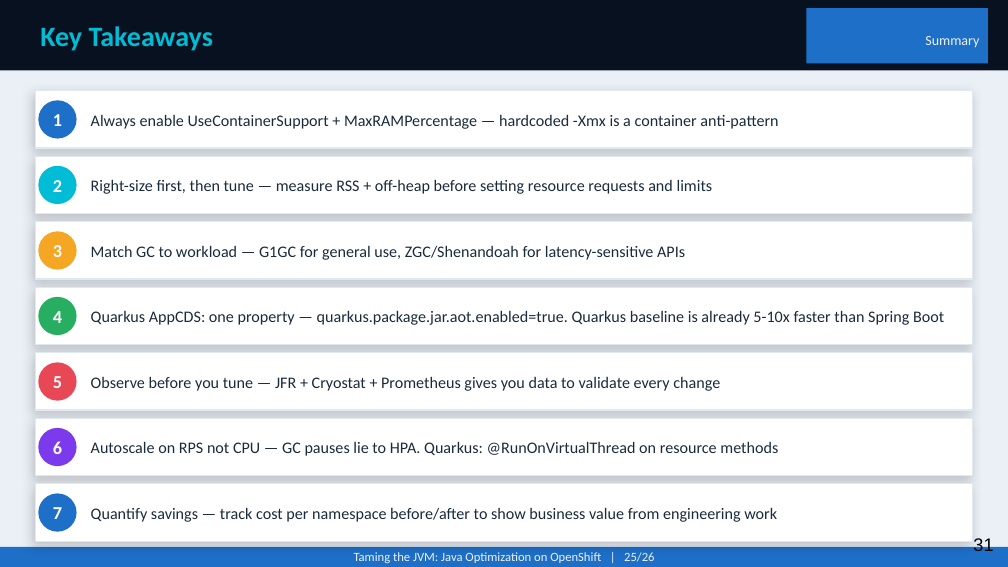
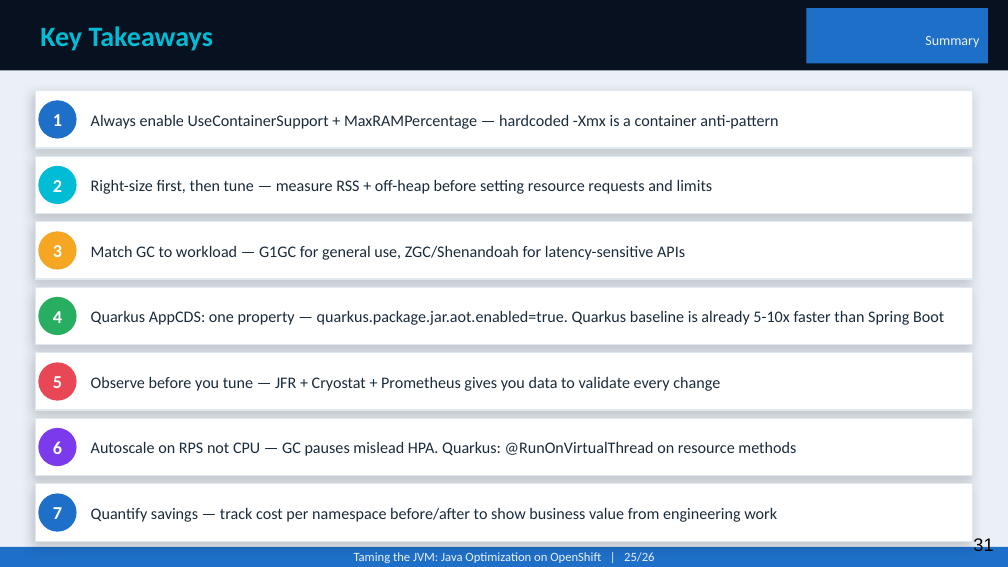
Before and after one commit to patterncatalyst/quarkus-optimization, a slide deck: slide 31 of presentation/optimizing-quarkus-on-kubernetes.pptx. Drawn at 1008x567 pixels with LibreOffice and Linux fonts; fonts in the diff are those of the drawing. Boxes give left, top, right and bottom in pixels: in the first picture for what was removed or moved away, otherwise in the second. Text is boxed around its words. In the diff, an @@ line names an element or a change of style, - is before the commit and + after.

```diff
--- a/presentation/optimizing-quarkus-on-kubernetes.pptx
+++ b/presentation/optimizing-quarkus-on-kubernetes.pptx
@@ text at bbox=[91, 441, 796, 456]: text changed @@
-Autoscale on RPS not CPU — GC pauses lie to HPA. Quarkus: @RunOnVirtualThread on resource methods
+Autoscale on RPS not CPU — GC pauses mislead HPA. Quarkus: @RunOnVirtualThread on resource methods
```
Also in this commit, not shown: 4 other slides changed, 1 other file.
